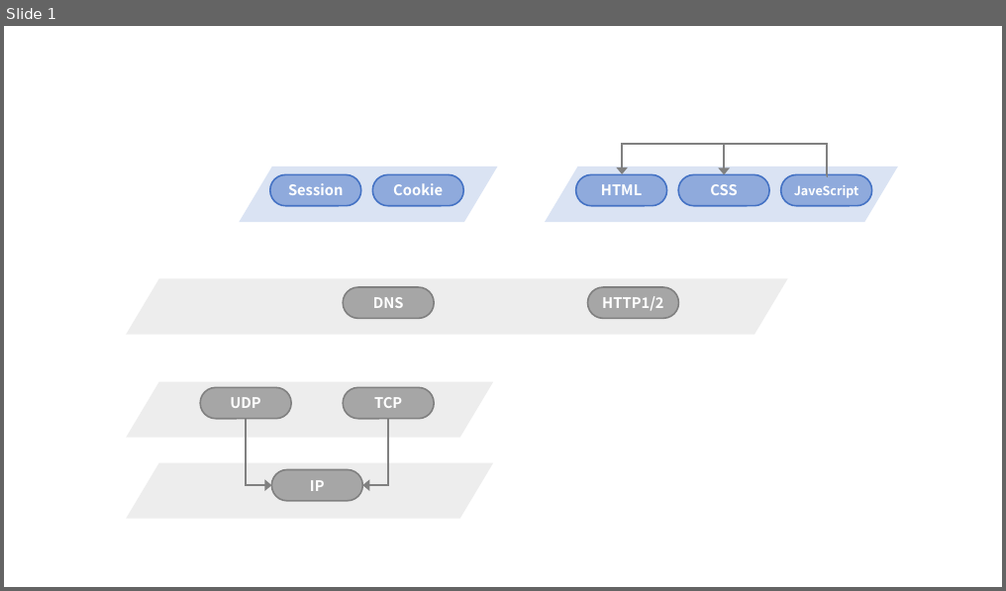
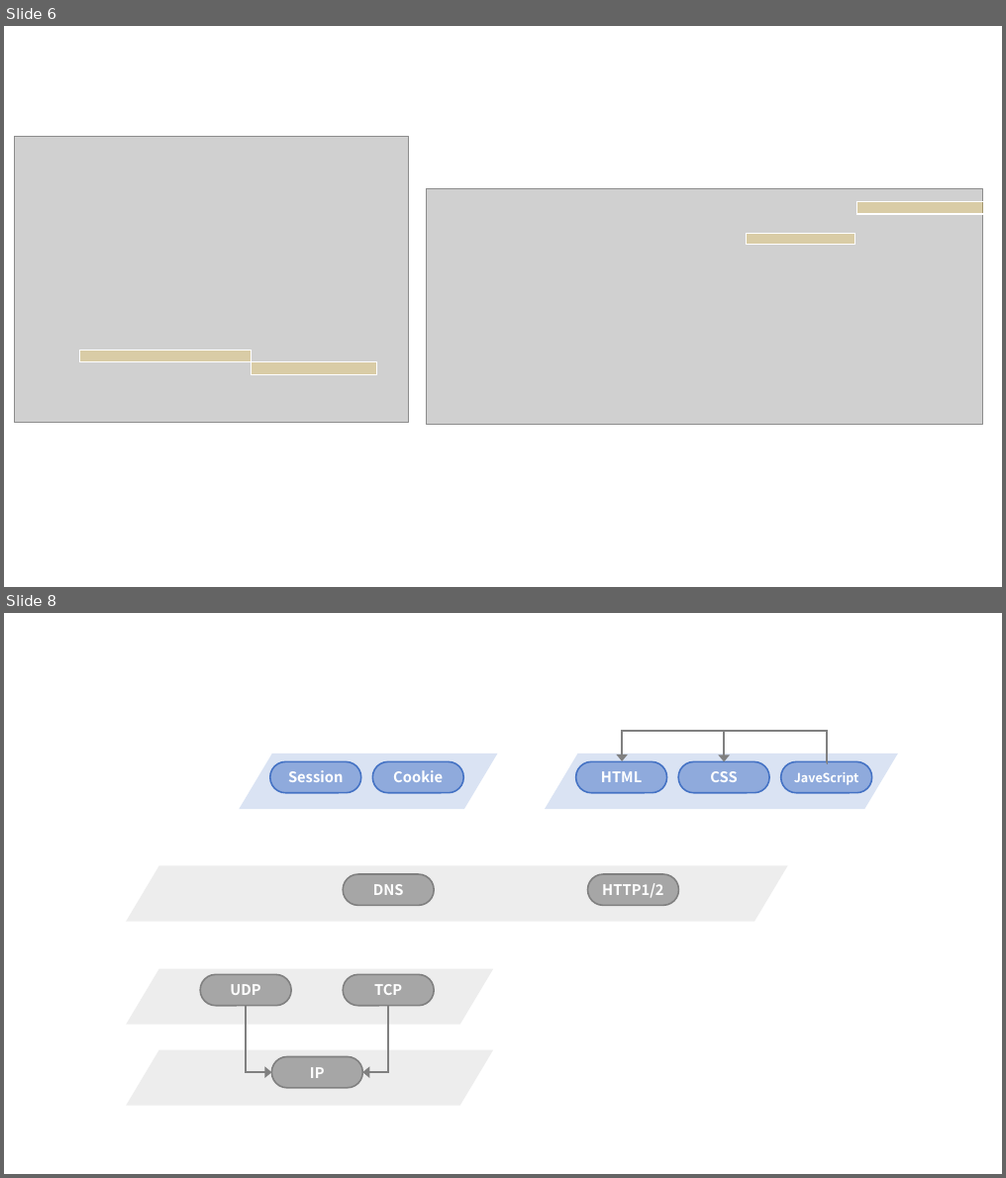
Before and after one commit to nitou-kanazawa/nitou-kanazawa.github.io, a slide deck: assets/ppt/web-TextMeshPro.pptx. Shown one above the other, each under a label of ours: slide 1 before the commit, slides 6 and 8 after it; the slides between them are not shown. The pictures are 1006x591 and 1006x1178 pixels, drawn with LibreOffice and Linux fonts; fonts in the diff are those of the drawing; grey boxes stand for pictures. Boxes give left, top, right and bottom in pixels: in the first picture for what was removed or moved away, otherwise in the second. Text is boxed around its words. In the diff, an @@ line names an element or a change of style, - is before the commit and + after.

```diff
--- a/assets/ppt/web-TextMeshPro.pptx
+++ b/assets/ppt/web-TextMeshPro.pptx
@@ slide 6 added at [4,26,1002,587], background #FFFFFF @@
@@ picture added at [15,136,409,423] @@
@@ picture added at [427,189,983,424] @@
@@ rectangle added at [857,202,984,214], fill #FFC000 at 20% opacity, outline #FFFFFF 1 pt @@
@@ rectangle added at [746,233,855,245], fill #FFC000 at 20% opacity, outline #FFFFFF 1 pt @@
@@ rectangle added at [79,351,252,363], fill #FFC000 at 20% opacity, outline #FFFFFF 1 pt @@
@@ rectangle added at [252,363,377,375], fill #FFC000 at 20% opacity, outline #FFFFFF 1 pt @@
@@ what was slide 1 is now slide 8 @@
```
Also in this commit, not shown: 6 other slides added, 1 other file.
